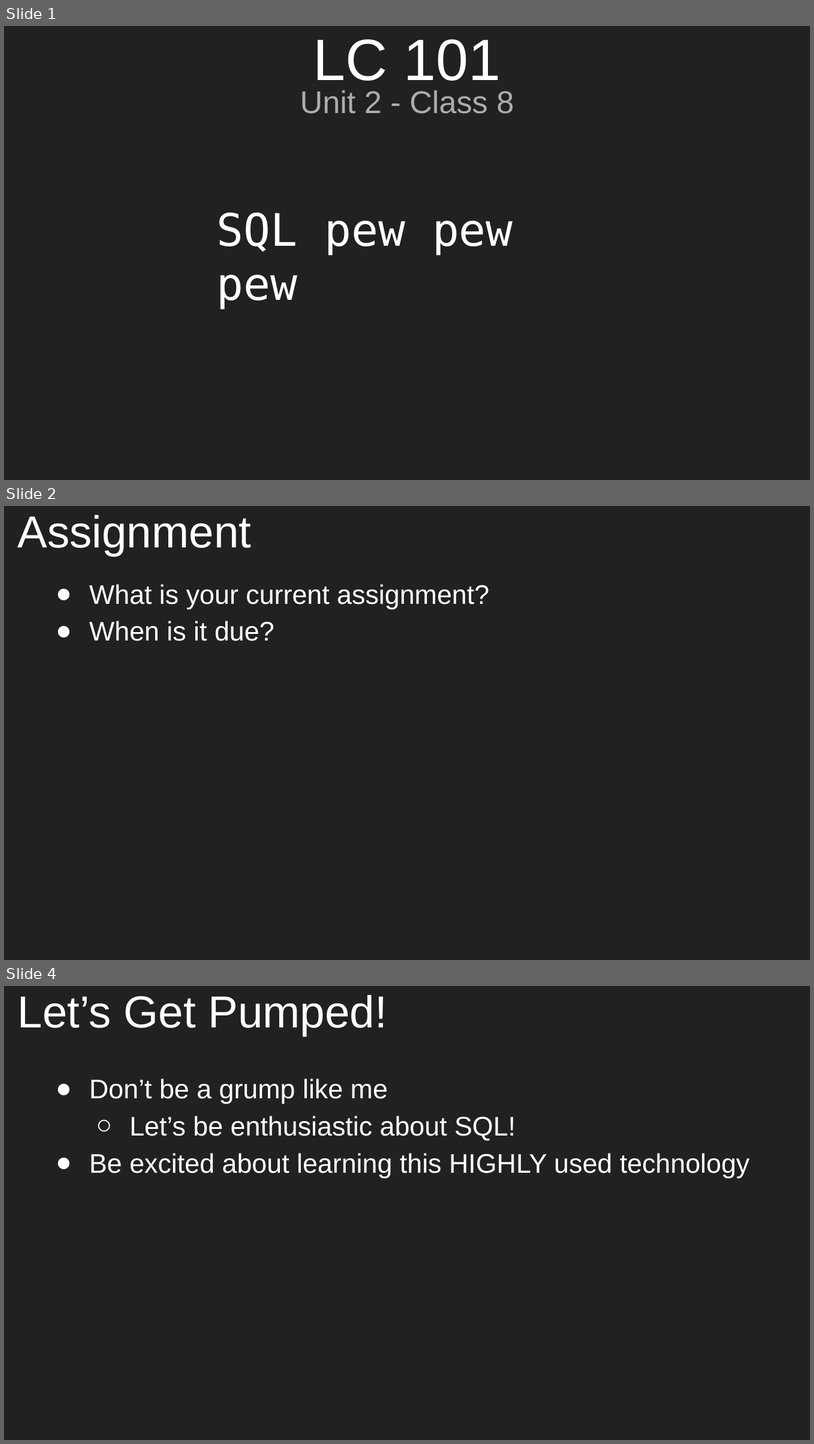
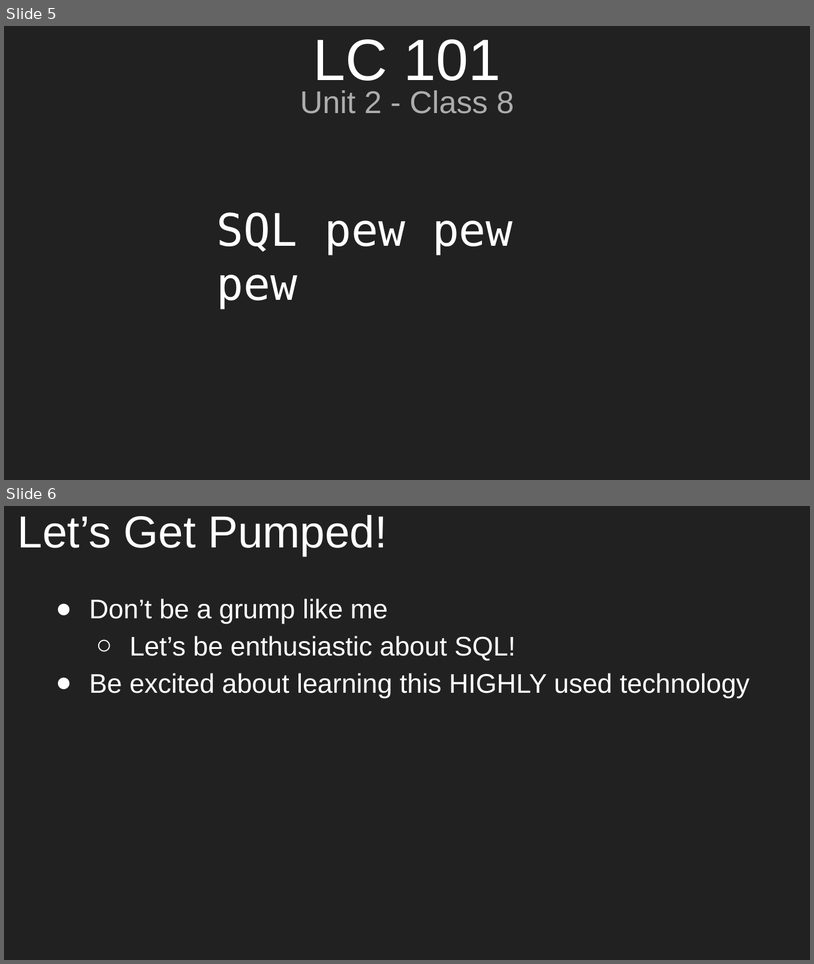
Before and after one commit to aleesham/lc101-unit2, a slide deck: slides/Unit 2 - LC 101 - Class 8.pptx. Shown one above the other, each under a label of ours: slides 1, 2 and 4 before the commit, slides 5 and 6 after it; the slides between them are not shown. The pictures are 814x1444 and 814x964 pixels, drawn with LibreOffice and Linux fonts; fonts in the diff are those of the drawing. Boxes give left, top, right and bottom in pixels: in the first picture for what was removed or moved away, otherwise in the second. Text is boxed around its words. In the diff, an @@ line names an element or a change of style, - is before the commit and + after.

```diff
--- a/slides/Unit 2 - LC 101 - Class 8.pptx
+++ b/slides/Unit 2 - LC 101 - Class 8.pptx
@@ slide 2 removed at bbox=[4, 506, 810, 960], background #212121 @@
@@ title removed at bbox=[18, 515, 252, 556] @@
-Assignment
@@ text removed at bbox=[89, 584, 489, 641] @@
-● What is your current assignment?
-● When is it due?
@@ what was slide 1 is now slide 5 @@
@@ what was slide 4 is now slide 6 @@
```
Also in this commit, not shown: 7 slides added, 6 other slides removed, 1 other file.
